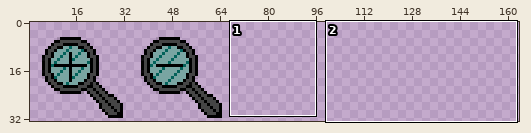
File history of a sprite sheet, assets/sprites/lupas.png. Above: a wide view before the commit, with the close-up outlined.
Close-up. Old version:
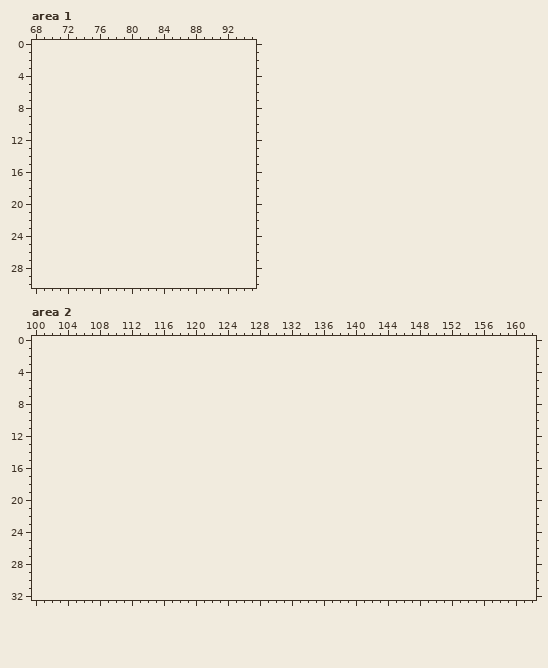
The file is 66x33 pixels. Colours within 5 levels of each other are drawn and written as one. Shown: area 1: x 68..95, y 0..30; area 2: x 100..162, y 0..32. The old version is drawn lined up with the new one, on the new canvas. The wide view leaves out empty margins.
And afterwards:
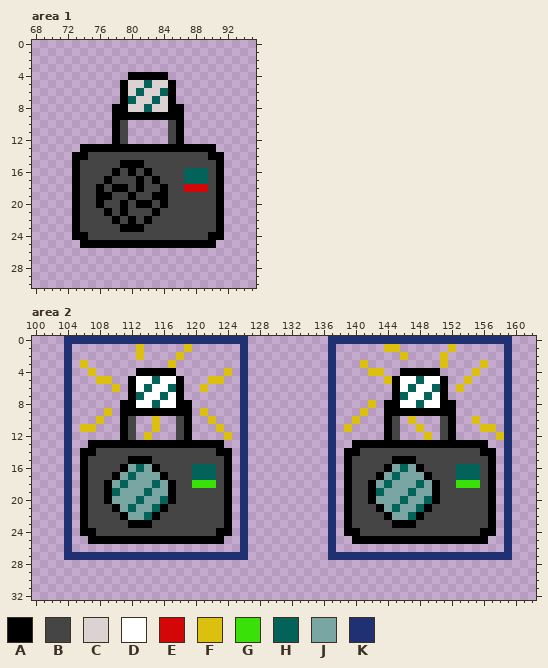
Palette (. is transparent): A #000000  B #454545  C #ddd2d2  D #ffffff  E #d30707  F #dbc00f  G #39e109  H #03625a  J #79a5a2  K #1f3073
Changes in this commit:
canvas 66x33 -> 165x33
Changed rows in their new state; - is an unchanged pixel.
Area 1:
first column x 73:
 4 -------AAAAA-------
 5 ------ACCHCCA------
 6 ------ACHCCHA------
 7 ------AHCCHCA------
 8 -----AACCHCCAA-----
 9 -----AAAAAAAAA-----
10 -----AB-----BA-----
11 -----AB-----BA-----
12 -----AB-----BA-----
13 -AAAAAAAAAAAAAAAAA-
14 AABBBBBBBBBBBBBBBAA
15 ABBBBBAAABBBBBBBBBA
16 ABBBBABABABBBBHHHBA
17 ABBBABBBABABBBHHHBA
18 ABBABAABABBABBEEEBA
19 ABBAABBABBAABBBBBBA
20 ABBABBABAABABBBBBBA
21 ABBBABABBBABBBBBBBA
22 ABBBBABABABBBBBBBBA
23 ABBBBBAAABBBBBBBBBA
24 AABBBBBBBBBBBBBBBAA
25 -AAAAAAAAAAAAAAAAA-
Area 2:
first column x 104:
 0 KKKKKKKKKKKKKKKKKKKKKKK----------KKKKKKKKKKKKKKKKKKKKKKK
 1 K--------F-----F------K----------K------FF------F------K
 2 K--------F----F-------K----------K--------F----F-------K
 3 K-F----------F--------K----------K---F---------F----F--K
 4 K--F-----AAAAA------F-K----------K----FF--AAAAA----F---K
 5 K---FF--ADDHDDA---FF--K----------K------FADDHDDA--F----K
 6 K-----F-ADHDDHA--F----K----------K-------ADHDDHA-F-----K
 7 K-------AHDDHDA-------K----------K-------AHDDHDA-------K
 8 K------AADDHDDAA------K----------K----F-AADDHDDAA------K
 9 K----F-AAAAAAAAA-F----K----------K---F--AAAAAAAAA------K
10 K---F--AB--F--BA--F---K----------K--F---AB-F---BA--F---K
11 K-FF---AB--F--BA---F--K----------K-F----AB--F--BA---FF-K
12 K------AB-F---BA----F-K----------K------AB---F-BA-----FK
13 K--AAAAAAAAAAAAAAAAA--K----------K--AAAAAAAAAAAAAAAAA--K
14 K-AABBBBBBBBBBBBBBBAA-K----------K-AABBBBBBBBBBBBBBBAA-K
15 K-ABBBBBAAABBBBBBBBBA-K----------K-ABBBBBAAABBBBBBBBBA-K
16 K-ABBBBAJHJABBBBHHHBA-K----------K-ABBBBAJHJABBBBHHHBA-K
17 K-ABBBAJHJJJABBBHHHBA-K----------K-ABBBAJHJJJABBBHHHBA-K
18 K-ABBAJHJJJHJABBGGGBA-K----------K-ABBAJHJJJHJABBGGGBA-K
19 K-ABBAHJJJHJJABBBBBBA-K----------K-ABBAHJJJHJJABBBBBBA-K
20 K-ABBAJJJHJJHABBBBBBA-K----------K-ABBAJJJHJJHABBBBBBA-K
21 K-ABBBAJHJJHABBBBBBBA-K----------K-ABBBAJHJJHABBBBBBBA-K
22 K-ABBBBAJJHABBBBBBBBA-K----------K-ABBBBAJJHABBBBBBBBA-K
23 K-ABBBBBAAABBBBBBBBBA-K----------K-ABBBBBAAABBBBBBBBBA-K
24 K-AABBBBBBBBBBBBBBBAA-K----------K-AABBBBBBBBBBBBBBBAA-K
25 K--AAAAAAAAAAAAAAAAA--K----------K--AAAAAAAAAAAAAAAAA--K
26 K---------------------K----------K---------------------K
27 KKKKKKKKKKKKKKKKKKKKKKK----------KKKKKKKKKKKKKKKKKKKKKKK
Pixel boxes of the changes (left, top, right, bottom) in both close-ups:
added: (72, 72, 224, 248)
added: (64, 336, 248, 560)
added: (328, 336, 512, 560)
